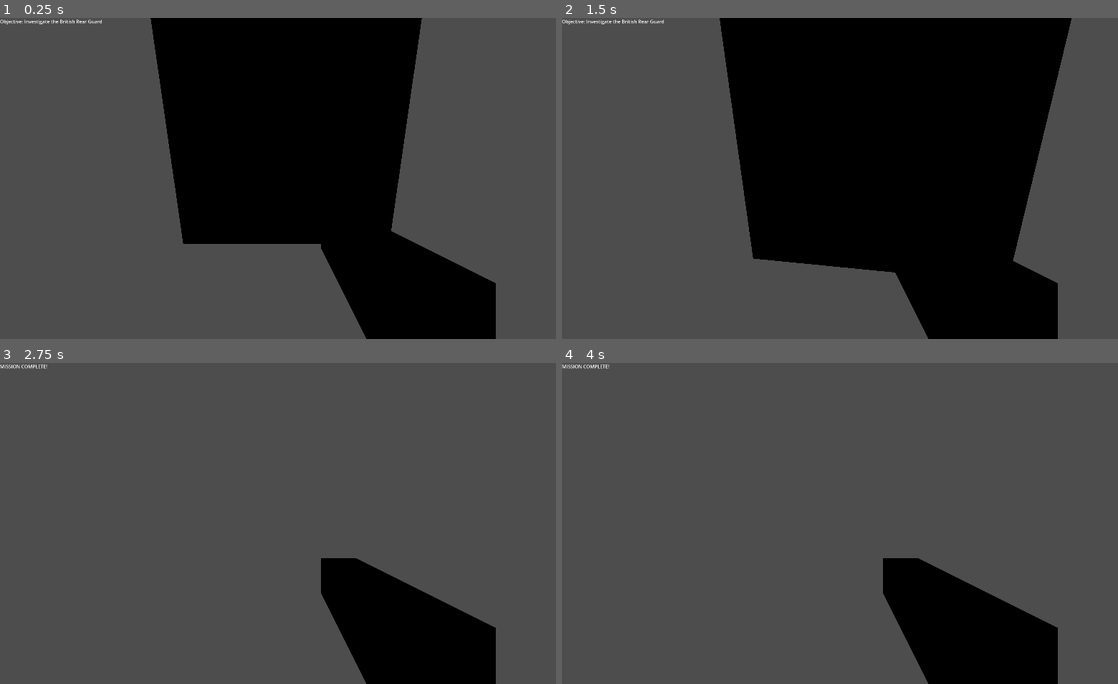
Above: before the commit, frames 1-4 (two rows, left to right).
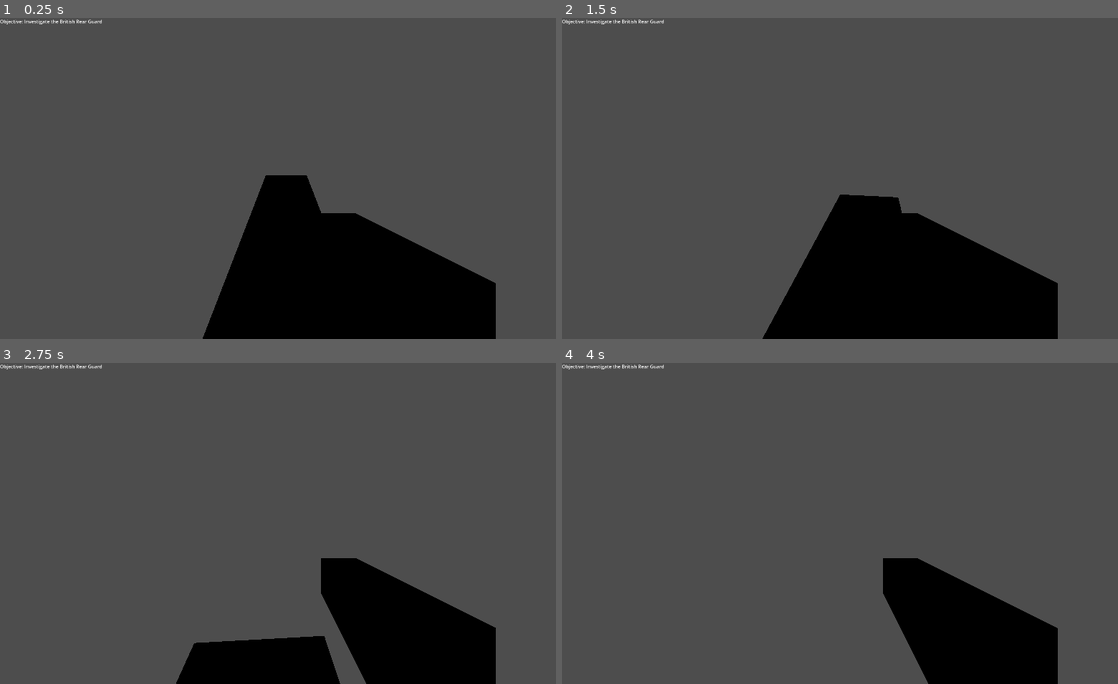
Above: after the commit, the same moments.

Repository: TheExpert24/America250-production
Game: Godot game, scene res://green_spring.tscn
Two runs of this game, one before a commit and one after it. Both use one fixed random seed, a clock stepped at 60 frames per second and the inputs below.
Inputs (mouse positions are in pixels of both pictures, inside the frame that each line leads up to):
- Up to frame 1 (0.25 s): no input
- Up to frame 2 (1.5 s): tap Enter at 0.5 s; move the mouse to (878, 178) at 0.52 s; hold Up (ui_up) from 0.53 s (still down); click (878, 178) at 0.67 s; move the mouse to (817, 178) at 1.27 s
- Up to frame 3 (2.75 s): keep holding Up (ui_up); move the mouse to (300, 517) at 2.02 s
- Up to frame 4 (4 s): keep holding Up (ui_up); move the mouse to (840, 529) at 2.77 s; click (840, 529) at 2.92 s; tap Space at 3.5 s; move the mouse to (890, 526) at 3.52 s

The runs differ from the first frame. In frame 1, 33% of the frame differs, in the area x 27-76%, y 0-100%; in frame 2, 42%, in the area x 28-92%, y 0-100%; in frame 3, 3.8%; in frame 4, 0.2%.

Commit message:
fixed the retreat trigger problem again, begun landscaping, and made the britishs' shooting points bigger

Diff:
--- a/green_spring.tscn
+++ b/green_spring.tscn
@@ -3,7 +3,6 @@
 [ext_resource type="Script" uid="uid://dxkwutir1x60s" path="res://player.gd" id="1_bgwg6"]
 [ext_resource type="AudioStream" uid="uid://bic3dvaj8ma3" path="res://musketshot.mp3" id="2_8slor"]
 [ext_resource type="Script" uid="uid://c3fmkactngqfg" path="res://Enemy.gd" id="3_6k7uv"]
-[ext_resource type="Script" uid="uid://qwjvwquq0bpy" path="res://objective_trigger.gd" id="4_mqp5v"]
 [ext_resource type="Script" uid="uid://bkug8nppjmtya" path="res://ambush_trigger.gd" id="5_6k7uv"]
 [ext_resource type="Script" uid="uid://cavdilk77ihjg" path="res://mission_manager.gd" id="5_8slor"]
 [ext_resource type="Script" uid="uid://b8ammqxow1vx1" path="res://retreat_trigger.gd" id="6_mqp5v"]
@@ -20,11 +19,7 @@
 size = Vector3(1, 2, 1)
 
 [sub_resource type="BoxShape3D" id="BoxShape3D_pt58c"]
-
-[sub_resource type="BoxShape3D" id="BoxShape3D_ndnd3"]
-
-[sub_resource type="BoxMesh" id="BoxMesh_nrwyk"]
-size = Vector3(5, 5, 5)
+size = Vector3(1, 2, 1)
 
 [sub_resource type="BoxShape3D" id="BoxShape3D_nrwyk"]
 size = Vector3(10, 4, 10)
@@ -32,11 +27,14 @@
 [sub_resource type="BoxMesh" id="BoxMesh_mqp5v"]
 size = Vector3(5, 3, 3)
 
-[sub_resource type="BoxShape3D" id="BoxShape3D_bgwg6"]
-size = Vector3(10, 4, 10)
+[sub_resource type="BoxShape3D" id="BoxShape3D_6k7uv"]
+size = Vector3(10, 10, 10)
 
 [sub_resource type="BoxMesh" id="BoxMesh_in5b8"]
 size = Vector3(3, 3, 3)
+
+[sub_resource type="BoxMesh" id="BoxMesh_myx23"]
+size = Vector3(3, 0.1, 30)
 
 [node name="Main3D" type="Node3D" unique_id=1747885889]
 
@@ -104,18 +102,6 @@
 offset_bottom = 83.0
 text = "30"
 
-[node name="ObjectiveTrigger" type="Area3D" parent="." unique_id=45674894]
-transform = Transform3D(5, 0, 0, 0, 5, 0, 0, 0, 5, 0, 2, -20)
-script = ExtResource("4_mqp5v")
-
-[node name="CollisionShape3D" type="CollisionShape3D" parent="ObjectiveTrigger" unique_id=1428620128]
-transform = Transform3D(10, 0, 0, 0, 10, 0, 0, 0, 10, 0, 0, -3)
-shape = SubResource("BoxShape3D_ndnd3")
-
-[node name="MeshInstance3D" type="MeshInstance3D" parent="ObjectiveTrigger" unique_id=103752398]
-transform = Transform3D(1, 0, 0, 0, 1, 0, 0, 0, 1, 0, 0, -3)
-mesh = SubResource("BoxMesh_nrwyk")
-
 [node name="AmbushTrigger" type="Area3D" parent="." unique_id=100278074]
 script = ExtResource("5_6k7uv")
 
@@ -136,6 +122,7 @@
 mesh = SubResource("BoxMesh_wiwsh")
 
 [node name="CollisionShape3D" type="CollisionShape3D" parent="Enemy2" unique_id=1534508093]
+visible = false
 shape = SubResource("BoxShape3D_pt58c")
 
 [node name="Enemy3" type="StaticBody3D" parent="." unique_id=675100054 groups=["enemy"]]
@@ -154,7 +141,7 @@
 
 [node name="CollisionShape3D" type="CollisionShape3D" parent="RetreatTrigger" unique_id=1170084915]
 transform = Transform3D(1, 0, 0, 0, 1, 0, 0, 0, 1, 0, 0, 20)
-shape = SubResource("BoxShape3D_bgwg6")
+shape = SubResource("BoxShape3D_6k7uv")
 
 [node name="MeshInstance3D" type="MeshInstance3D" parent="RetreatTrigger" unique_id=103025825]
 transform = Transform3D(1, 0, 0, 0, 1, 0, 0, 0, 1, 0, 0, 20)
@@ -162,3 +149,6 @@
 
 [node name="MissionManager" type="Node" parent="." unique_id=1799439189]
 script = ExtResource("5_8slor")
+
+[node name="Road" type="MeshInstance3D" parent="." unique_id=1140977841]
+mesh = SubResource("BoxMesh_myx23")
--- a/retreat_trigger.gd
+++ b/retreat_trigger.gd
@@ -3,15 +3,23 @@
 var player_inside := false
 
 func _ready():
+	player_inside = false
+
 	body_entered.connect(_on_body_entered)
 	body_exited.connect(_on_body_exited)
 
+	print("RETREAT READY")
+
 func _on_body_entered(body):
+	print("ENTERED:", body.name)
+
 	if body.name == "Player":
 		player_inside = true
 		print("PLAYER ENTERED RETREAT")
 
 func _on_body_exited(body):
+	print("EXITED:", body.name)
+
 	if body.name == "Player":
 		player_inside = false
 		print("PLAYER LEFT RETREAT")
